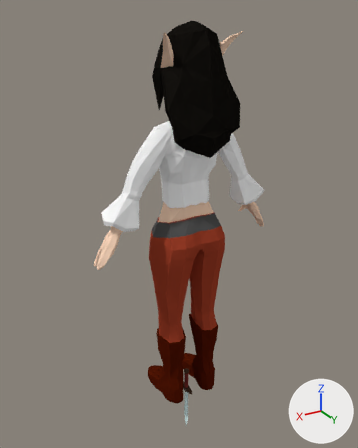
A saved change to the Blender file ETTWHD/Assets/MODELS/ElvenWench.blend.
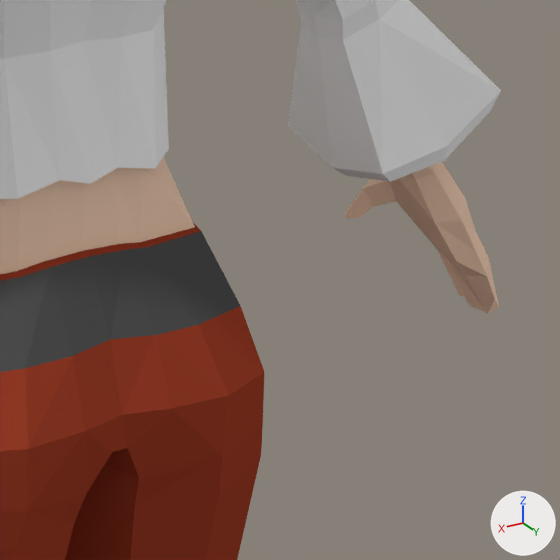
The first picture shows the older version from a camera (50 mm lens) standing at (1.12, 1.789, 1.851) and looking at (-0.001, -0.079, 0.917). The close-ups show both versions on the part from 51% to 77% of the width and 39% to 60% of the height of that picture; other places that the commit changed are outside them. Arrows for +X, +Y and +Z are at lower right; the lights stay in place.

Names of what the first close-up shows: 'ElvenWenchMesh'.
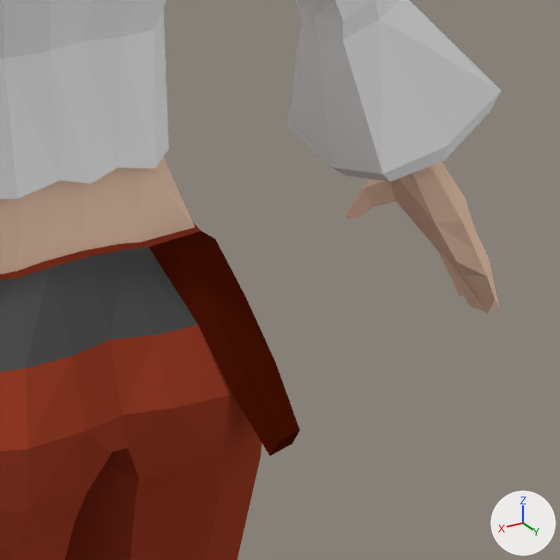
The change, as a diff of the scene's bpy script:
```diff
--- a/ETTWHD/Assets/MODELS/ElvenWench.blend.py
+++ b/ETTWHD/Assets/MODELS/ElvenWench.blend.py
@@ me_cube_002 @@
 # used by ob_elvenwenchmesh; location = (0.0, 0.0, 0.0); rotation_euler = (1.571, 0.0, 0.0), in degrees (90, 0, 0)
-me_cube_002.from_pydata(...)  # 1006 vertices, 1122 faces; spans x -0.46..0.46, y 0.0..1.82, z -0.2..0.2
+me_cube_002.from_pydata(...)  # 1018 vertices, 1134 faces; spans x -0.46..0.46, y 0.0..1.82, z -0.2..0.2
+# me_cube_002 part 1
+# 1 face is deleted
+# 12 vertices are added at x -0.14..-0.07, y 0.84..1.0, z -0.16..-0.06
+# 11 new faces join them, mat_boots (brown #501604)
+# 2 new faces join them, mat_shorts (red #a1402a)
 me_cube_002.materials.append(mat_skin)
```

Where the change shows, as pixel boxes (x1, y1, x2, y2) in the close-ups (560 x 560 px):
part 1 of me_cube_002, built on
    before: (149, 231, 240, 325)
    after: (149, 231, 300, 456)
